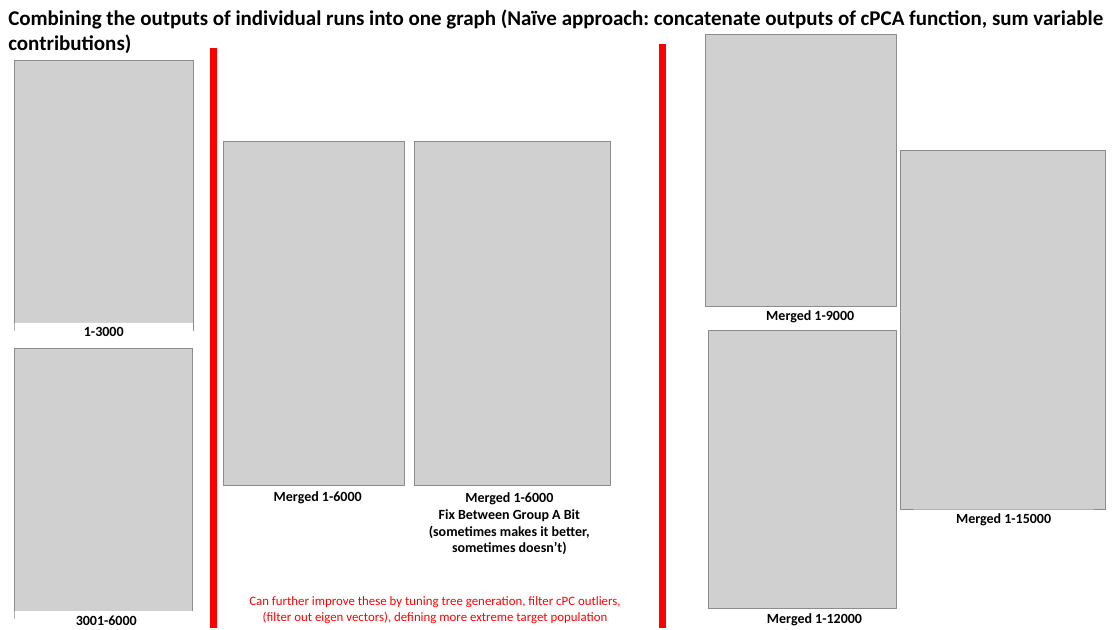
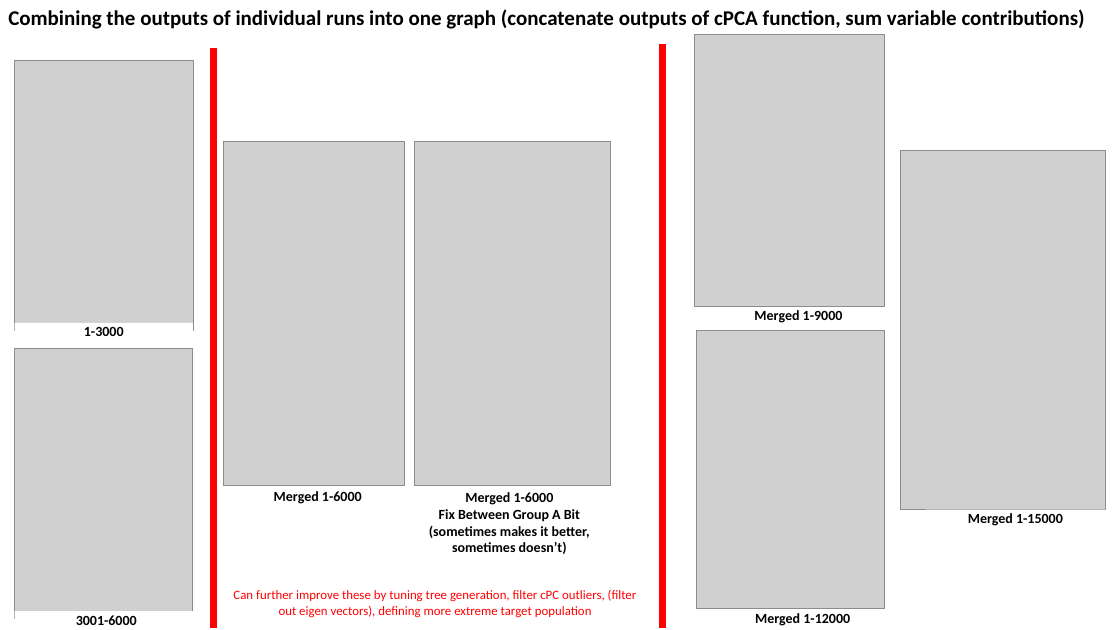
Before and after one commit to zhaohanxiong/OxfordCVM, a slide deck: slide 16 of job_results.pptx. Drawn at 1120x630 pixels with LibreOffice and Linux fonts; fonts in the diff are those of the drawing; grey boxes stand for pictures. Boxes give left, top, right and bottom in pixels: in the first picture for what was removed or moved away, otherwise in the second. Text is boxed around its words. In the diff, an @@ line names an element or a change of style, - is before the commit and + after.

Commit message:
update ppt slightly

```diff
--- a/job_results.pptx
+++ b/job_results.pptx
@@ text at bbox=[8, 9, 1085, 29]: text changed @@
-Combining the outputs of individual runs into one graph (Naïve approach: concatenate outputs of cPCA function, sum variable contributions)
+Combining the outputs of individual runs into one graph (concatenate outputs of cPCA function, sum variable contributions)
@@ rectangle "Merged 1-15000": place and size @@
-rectangle "Merged 1-15000" at bbox=[914, 510, 1094, 528]
+rectangle "Merged 1-15000" at bbox=[926, 510, 1106, 528]
@@ rectangle "Can further improve these by ...": place and size @@
-rectangle "Can further improve these by ..." at bbox=[239, 593, 631, 624]
+rectangle "Can further improve these by ..." at bbox=[224, 587, 647, 618]
@@ 2 pictures, 2 rectangles: place and size @@
-2 pictures, 2 rectangles at bbox=[706, 34, 902, 627]
+2 pictures, 2 rectangles at bbox=[694, 34, 890, 627]
```
